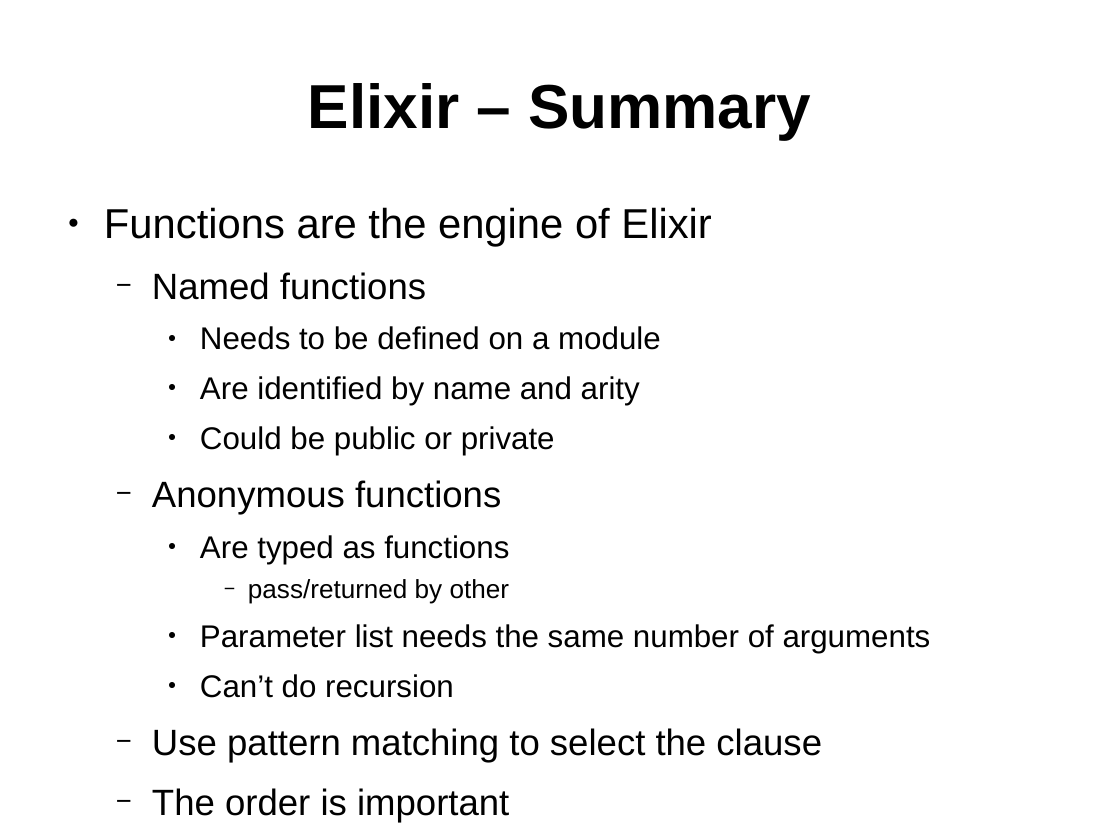
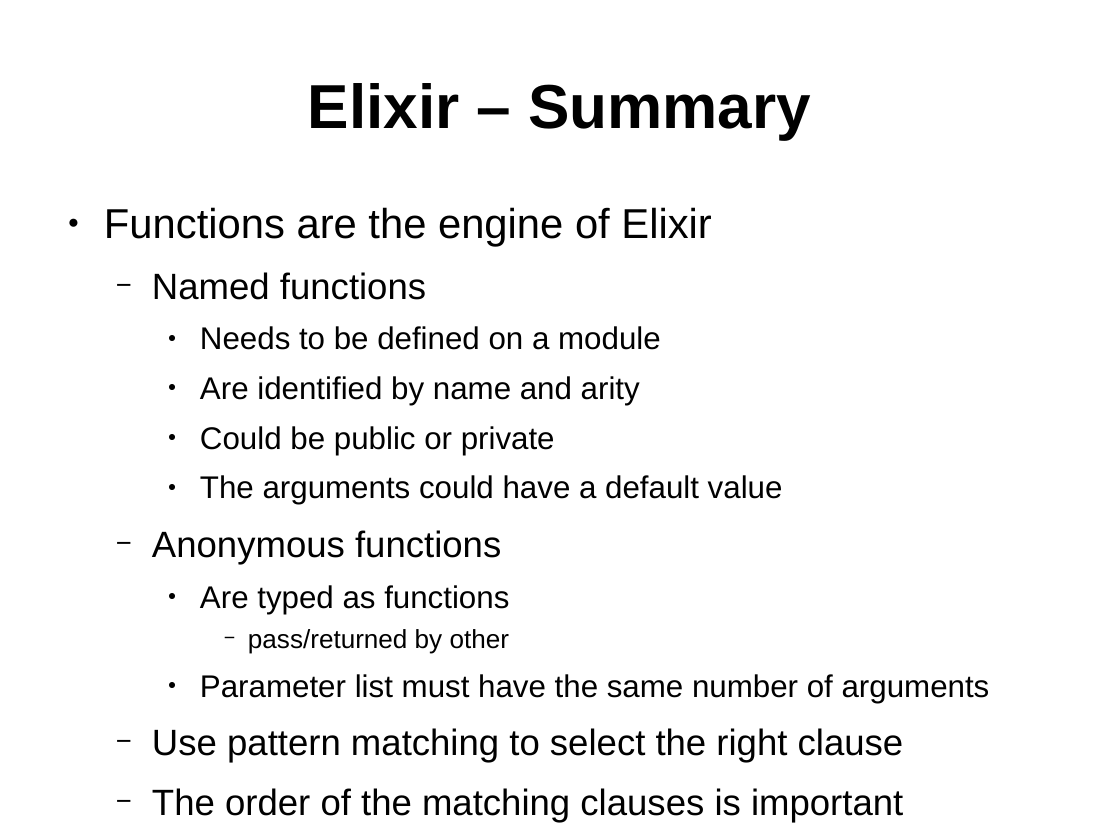
Before and after one commit to ramortegui/talks, a slide deck: slide 18 of elixir-basics-2.odp (slide 17 before the commit). Drawn at 1120x840 pixels with LibreOffice and Linux fonts; fonts in the diff are those of the drawing. Boxes give left, top, right and bottom in pixels: in the first picture for what was removed or moved away, otherwise in the second. Text is boxed around its words. In the diff, an @@ line names an element or a change of style, - is before the commit and + after.

Commit message:
Fix typos.

```diff
--- a/elixir-basics-2.odp
+++ b/elixir-basics-2.odp
@@ text at [200,475,783,504]: paragraph added @@
+    ● The arguments could have a default value
@@ text at [152,674,990,823]: text changed; size 22.2 to 25.9 pt @@
-    ● Parameter list needs the same number of arguments
-    ● Can’t do recursion
-  − Use pattern matching to select the clause
-  − The order is important
+    ● Parameter list must have the same number of arguments
+  − Use pattern matching to select the right clause
+  − The order of the matching clauses is important
```
Also in this commit, not shown: 7 other slides changed, 1 slide added.
